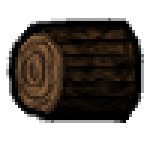
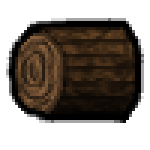
Revision of a layered 150px x 150px image; what changed, layer by layer:
"texture": opacity 100% → 72% over (42, 27, 135, 114)
painted on "base" over (42, 27, 135, 114)
